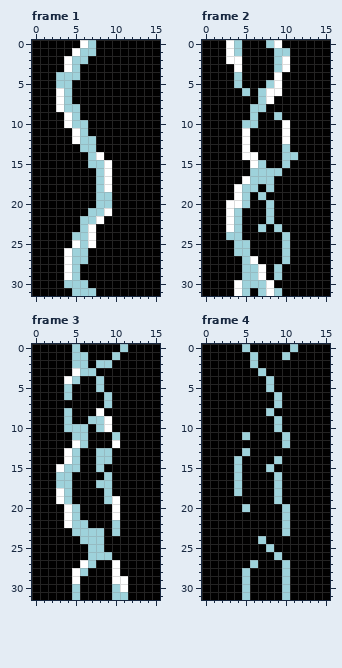
Two states of a pixel-art file, minijam181/assets/lightning.aseprite. Above is the file before it was changed.
16x32 pixels, 5 frames. Shown: frame 1, frame 2, frame 3, frame 4. The commit also changed other frames, which this record leaves out.
Now the later version:
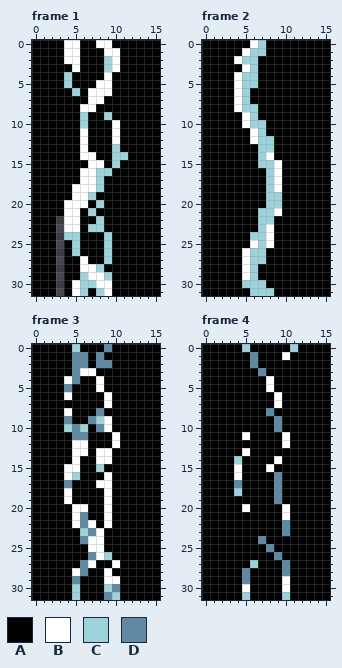
Palette (. is transparent): A #010000  B #ffffff  C #9ed2db  D #5f89a2
Commit: Implemented Lightning Area
Edits made:
--- frame 1, layers "Layer 1", "Layer 2"
@@ x 0..15 @@
- 0 AAAAAABCAAAAAAAA
- 1 AAAAABCCAAAAAAAA
- 2 AAAABCCAAAAAAAAA
- 3 AAAABCAAAAAAAAAA
- 4 AAACCCAAAAAAAAAA
- 5 AAACCAAAAAAAAAAA
- 6 AAABCAAAAAAAAAAA
- 7 AAABCAAAAAAAAAAA
- 8 AAABCCAAAAAAAAAA
- 9 AAAABCAAAAAAAAAA
-10 AAAABCCAAAAAAAAA
-11 AAAAABCAAAAAAAAA
-12 AAAAABCCAAAAAAAA
-13 AAAAAACCAAAAAAAA
-14 AAAAAAACBAAAAAAA
-15 AAAAAAACCBAAAAAA
-16 AAAAAAAACBAAAAAA
-17 AAAAAAAACBAAAAAA
-18 AAAAAAAACBAAAAAA
-19 AAAAAAAACCAAAAAA
-20 AAAAAAAACCAAAAAA
-21 AAAAAAACCBAAAAAA
-22 AAAAAACCBAAAAAAA
-23 AAAAAACBAAAAAAAA
-24 AAAAACCBAAAAAAAA
-25 AAAAABCBAAAAAAAA
-26 AAAABCCAAAAAAAAA
-27 AAAABCCAAAAAAAAA
-28 AAAABCAAAAAAAAAA
-29 AAAABCAAAAAAAAAA
-30 AAAACCCAAAAAAAAA
-31 AAAAACCCAAAAAAAA
+ 0 AAAABBAABBAAAAAA
+ 1 AAAABBAAABBAAAAA
+ 2 AAAABBAAACBAAAAA
+ 3 AAAAABAAACBAAAAA
+ 4 AAAACAAAABAAAAAA
+ 5 AAAACAAABBAAAAAA
+ 6 AAAAACABBBAAAAAA
+ 7 AAAAAAABBAAAAAAA
+ 8 AAAAAABBAAAAAAAA
+ 9 AAAAAACAACAAAAAA
+10 AAAAAACAAABAAAAA
+11 AAAAAABAAABAAAAA
+12 AAAAAABAAABAAAAA
+13 AAAAAABAAACAAAAA
+14 AAAAAABBAACCAAAA
+15 AAAAAAABBACAAAAA
+16 AAAAAABBCCAAAAAA
+17 AAAAAABBCAAAAAAA
+18 AAAAABBBCAAAAAAA
+19 AAAAABBCAAAAAAAA
+20 AAAABBBACAAAAAAA
+21 AAAABBACAAAAAAAA
+22 AAA.BBAACAAAAAAA
+23 AAA.BBACCAAAAAAA
+24 AAA.CCAAACAAAAAA
+25 AAA.ACAAACAAAAAA
+26 AAA.ACAAACAAAAAA
+27 AAA.AABAACAAAAAA
+28 AAA.AABBCAAAAAAA
+29 AAA.AACBBCAAAAAA
+30 AAA.ABCCBBAAAAAA
+31 AAA.ABCACBAAAAAA
--- frame 2, layer "Layer 1"
@@ x 0..15 @@
- 0 AAABCAAACBAAAAAA
- 1 AAABCAAAACCAAAAA
- 2 AAABBAAAACBAAAAA
- 3 AAAABAAAACBAAAAA
- 4 AAAACAAAABAAAAAA
- 5 AAAACAAACBAAAAAA
- 6 AAAAACACBBAAAAAA
- 7 AAAAAAACBAAAAAAA
- 8 AAAAAACCAAAAAAAA
- 9 AAAAAACAACAAAAAA
-10 AAAAACCAAABAAAAA
-11 AAAAABAAAABAAAAA
-12 AAAAABAAAABAAAAA
-13 AAAAABAAAACAAAAA
-14 AAAAABBAAACCAAAA
-15 AAAAAABCAACAAAAA
-16 AAAAAACCCCAAAAAA
-17 AAAAABCCCAAAAAAA
-18 AAAABCCACAAAAAAA
-19 AAAABCACAAAAAAAA
-20 AAABBCAACAAAAAAA
-21 AAABCAAACAAAAAAA
-22 AAABCAAACAAAAAAA
-23 AAABCAACACAAAAAA
-24 AAACCAAAAACAAAAA
-25 AAAACCAAAACAAAAA
-26 AAAACCAAAACAAAAA
-27 AAAAACBAAACAAAAA
-28 AAAAACCBACAAAAAA
-29 AAAAACCBACAAAAAA
-30 AAAABCCCBAAAAAAA
-31 AAAABCACBCAAAAAA
+ 0 AAAAAABCAAAAAAAA
+ 1 AAAAABCCAAAAAAAA
+ 2 AAAABCCAAAAAAAAA
+ 3 AAAAABCAAAAAAAAA
+ 4 AAAABCCAAAAAAAAA
+ 5 AAAABCCAAAAAAAAA
+ 6 AAAABCAAAAAAAAAA
+ 7 AAAABCAAAAAAAAAA
+ 8 AAAABCCAAAAAAAAA
+ 9 AAAAABCAAAAAAAAA
+10 AAAAABCCAAAAAAAA
+11 AAAAAABCAAAAAAAA
+12 AAAAAABCCAAAAAAA
+13 AAAAAAACCAAAAAAA
+14 AAAAAAACBAAAAAAA
+15 AAAAAAACCBAAAAAA
+16 AAAAAAAACBAAAAAA
+17 AAAAAAAACBAAAAAA
+18 AAAAAAAACBAAAAAA
+19 AAAAAAAACCAAAAAA
+20 AAAAAAAACCAAAAAA
+21 AAAAAAACCBAAAAAA
+22 AAAAAAACCAAAAAAA
+23 AAAAAAACBAAAAAAA
+24 AAAAAACCBAAAAAAA
+25 AAAAAABCBAAAAAAA
+26 AAAAABCCAAAAAAAA
+27 AAAAABCCAAAAAAAA
+28 AAAAABCAAAAAAAAA
+29 AAAAABCAAAAAAAAA
+30 AAAAACCCAAAAAAAA
+31 AAAAAACCCAAAAAAA
--- frame 3, layer "Layer 1"
@@ x 0..15 @@
- 0 AAAAACAAAAACAAAA
- 1 AAAAACCAAACAAAAA
- 2 AAAAACCACCAAAAAA
- 3 AAAAABCCAAAAAAAA
- 4 AAAABCAACAAAAAAA
- 5 AAAACAAACAAAAAAA
- 6 AAAACAAAACAAAAAA
- 7 AAAAAAAAACAAAAAA
- 8 AAAACAAABAAAAAAA
- 9 AAAACAACCBAAAAAA
-10 AAAACCCACBAAAAAA
-11 AAAAACCAAACAAAAA
-12 AAAAABCAAABAAAAA
-13 AAAABCAACCAAAAAA
-14 AAAABCAACCAAAAAA
-15 AAABCCAACAAAAAAA
-16 AAACCAAAACAAAAAA
-17 AAACCAAACCAAAAAA
-18 AAABCAAAACAAAAAA
-19 AAABCAAAACBAAAAA
-20 AAAABCAAAABAAAAA
-21 AAAABCAAAABAAAAA
-22 AAAABCCAAACAAAAA
-23 AAAAACCCCACAAAAA
-24 AAAAAACCCAAAAAAA
-25 AAAAAAACCAAAAAAA
-26 AAAAAAACCCAAAAAA
-27 AAAAAABCAABAAAAA
-28 AAAAABCAAABAAAAA
-29 AAAAABAAAABBAAAA
-30 AAAAACAAAACBAAAA
-31 AAAAACAAAACCAAAA
+ 0 AAAAACAAADAAAAAA
+ 1 AAAAADDADAAAAAAA
+ 2 AAAAADDADDAAAAAA
+ 3 AAAAADBBAAAAAAAA
+ 4 AAAABDAABAAAAAAA
+ 5 AAAADAAABAAAAAAA
+ 6 AAAABAAAABAAAAAA
+ 7 AAAAAAAAABAAAAAA
+ 8 AAAABAAADAAAAAAA
+ 9 AAAADAADCBAAAAAA
+10 AAAACDCADBAAAAAA
+11 AAAAADDAAABAAAAA
+12 AAAAABBAAABAAAAA
+13 AAAAABBABBAAAAAA
+14 AAAAABAABBAAAAAA
+15 AAAABBAACAAAAAAA
+16 AAAABCAAABAAAAAA
+17 AAAADAAABBAAAAAA
+18 AAAABAAAABAAAAAA
+19 AAAABAAAABAAAAAA
+20 AAAAABBAABAAAAAA
+21 AAAAABDAABAAAAAA
+22 AAAAABDBABAAAAAA
+23 AAAAAACDBAAAAAAA
+24 AAAAAADBBAAAAAAA
+25 AAAAAAABBAAAAAAA
+26 AAAAAAADBCAAAAAA
+27 AAAAAADBAABAAAAA
+28 AAAAABDAABAAAAAA
+29 AAAAADAAABBAAAAA
+30 AAAAACAAACDAAAAA
+31 AAAAACAAADCAAAAA
--- frame 4, layer "Layer 1"
@@ x 2..12 @@
  0 AAACAAAAACA
- 1 AAAACAAACAA
- 2 AAAACAAAAAA
- 3 AAAAACAAAAA
- 4 AAAAAACAAAA
- 5 AAAAAACAAAA
- 6 AAAAAAACAAA
- 7 AAAAAAACAAA
- 8 AAAAAACAAAA
- 9 AAAAAAACAAA
-10 AAAAAAACAAA
-11 AAACAAAACAA
-12 AAAAAAAACAA
-13 AAACAAAAAAA
-14 AACAAAACAAA
-15 AACAAACAAAA
-16 AACAAAACAAA
-17 AACAAAACAAA
-18 AACAAAACAAA
-19 AAAAAAACAAA
-20 AAACAAAACAA
-21 AAAAAAAACAA
-22 AAAAAAAACAA
-23 AAAAAAAACAA
-24 AAAAACAAAAA
-25 AAAAAACAAAA
-26 AAAAAAACAAA
-27 AAAACAAACAA
-28 AAACAAAACAA
-29 AAACAAAACAA
-30 AAACAAAACAA
+ 1 AAAADAAABAA
+ 2 AAAADAAAAAA
+ 3 AAAAADAAAAA
+ 4 AAAAAABAAAA
+ 5 AAAAAABAAAA
+ 6 AAAAAAABAAA
+ 7 AAAAAAABAAA
+ 8 AAAAAADAAAA
+ 9 AAAAAAADAAA
+10 AAAAAAADAAA
+11 AAABAAAABAA
+12 AAAAAAAABAA
+13 AAABAAAAAAA
+14 AACAAAABAAA
+15 AABAAABAAAA
+16 AABAAAADAAA
+17 AADAAAADAAA
+18 AACAAAADAAA
+19 AAAAAAADAAA
+20 AAABAAAABAA
+21 AAAAAAAABAA
+22 AAAAAAAADAA
+23 AAAAAAAADAA
+24 AAAAADAAAAA
+25 AAAAAADAAAA
+26 AAAAAAADAAA
+27 AAAACAAADAA
+28 AAADAAAADAA
+29 AAADAAAABAA
+30 AAABAAAABAA
 31 AAACAAAACAA
Where, in picture pixels (left, top, right, bottom), the same in both pictures:
changed: (56, 40, 128, 296)
changed: (226, 40, 298, 296)
changed: (56, 344, 128, 600)
changed: (234, 352, 290, 592)
